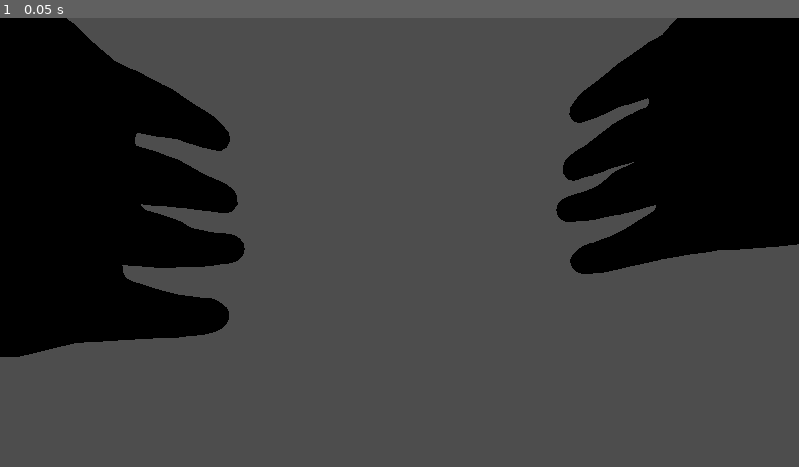
Above: before the commit, frame 1.
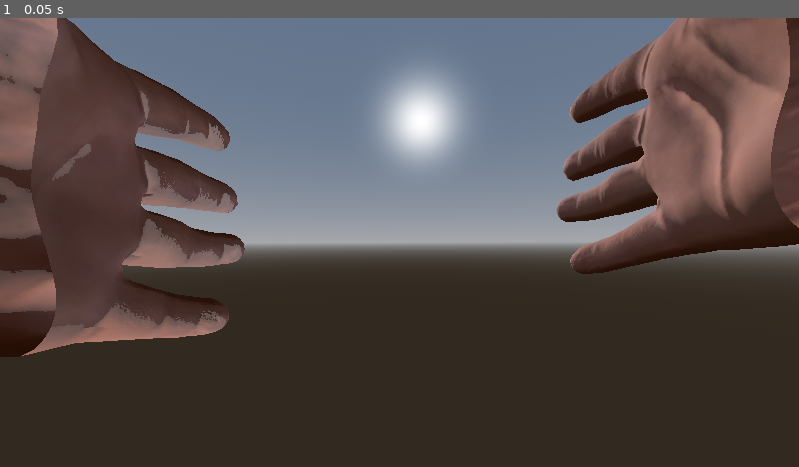
Above: after the commit, the same moment.

Repository: piotrprzybylski505/rwr
Game: Godot game, scene res://node_3d.tscn
Two runs of this game, one before a commit and one after it. Both use one fixed random seed, a clock stepped at 60 frames per second and the inputs below.
Inputs:
- Up to frame 1 (0.05 s): no input

The runs differ from the first frame. In frame 1, 98% of the frame differs, in the area x 0-100%, y 0-100%.

Commit message:
dodanie sceny i obiektow

Diff:
--- a/project_files/node_3d.tscn
+++ b/project_files/node_3d.tscn
@@ -5,6 +5,39 @@
 
 [sub_resource type="BoxMesh" id="BoxMesh_noarx"]
 size = Vector3(0.1, 0.1, 0.1)
+
+[sub_resource type="PlaneMesh" id="PlaneMesh_noarx"]
+size = Vector2(20, 20)
+
+[sub_resource type="BoxShape3D" id="BoxShape3D_a0tk4"]
+size = Vector3(0.2, 0.2, 0.2)
+
+[sub_resource type="BoxMesh" id="BoxMesh_r3fl7"]
+size = Vector3(0.2, 0.2, 0.2)
+
+[sub_resource type="SphereMesh" id="SphereMesh_noarx"]
+radius = 2.0
+height = 4.0
+
+[sub_resource type="SphereShape3D" id="SphereShape3D_a0tk4"]
+radius = 2.0
+
+[sub_resource type="CylinderMesh" id="CylinderMesh_noarx"]
+top_radius = 0.1
+bottom_radius = 0.1
+
+[sub_resource type="CylinderShape3D" id="CylinderShape3D_a0tk4"]
+radius = 0.1
+
+[sub_resource type="ProceduralSkyMaterial" id="ProceduralSkyMaterial_noarx"]
+
+[sub_resource type="Sky" id="Sky_a0tk4"]
+sky_material = SubResource("ProceduralSkyMaterial_noarx")
+
+[sub_resource type="Environment" id="Environment_noarx"]
+background_mode = 2
+sky = SubResource("Sky_a0tk4")
+ambient_light_color = Color(1, 0.34827203, 0.61415195, 0.8627451)
 
 [node name="Node3D" type="Node3D" unique_id=34387740]
 transform = Transform3D(0.9999931, 0.0037175426, 0, -0.0037175426, 0.9999931, 0, 0, 0, 1, 0, 0, 0)
@@ -47,3 +80,47 @@
 offset_right = 8.0
 offset_bottom = 8.0
 text = "Enter VR"
+
+[node name="Level" type="Node3D" parent="." unique_id=1776423624]
+
+[node name="Ground" type="MeshInstance3D" parent="Level" unique_id=1636417183]
+mesh = SubResource("PlaneMesh_noarx")
+
+[node name="StaticBody3D" type="StaticBody3D" parent="Level/Ground" unique_id=1059045982]
+
+[node name="CollisionShape3D" type="CollisionShape3D" parent="Level/Ground/StaticBody3D" unique_id=2084538163]
+shape = SubResource("BoxShape3D_a0tk4")
+
+[node name="Box" type="MeshInstance3D" parent="Level" unique_id=853391174]
+transform = Transform3D(0.9233454, -0.00028496888, -0.38397038, -0.00028496888, 0.9999989, -0.0014274361, 0.38397038, 0.0014274361, 0.9233443, 0.79664415, 0.06880842, 0)
+mesh = SubResource("BoxMesh_r3fl7")
+
+[node name="StaticBody3D" type="StaticBody3D" parent="Level/Box" unique_id=311731698]
+
+[node name="CollisionShape3D" type="CollisionShape3D" parent="Level/Box/StaticBody3D" unique_id=1172786185]
+shape = SubResource("BoxShape3D_a0tk4")
+
+[node name="TheOrb" type="MeshInstance3D" parent="Level" unique_id=1210746274]
+transform = Transform3D(0.9233454, -0.00028496888, -0.38397038, -0.00028496888, 0.9999989, -0.0014274361, 0.38397038, 0.0014274361, 0.9233443, -4.2569094, 0.47112995, -0.097133875)
+mesh = SubResource("SphereMesh_noarx")
+
+[node name="StaticBody3D" type="StaticBody3D" parent="Level/TheOrb" unique_id=72107335]
+
+[node name="CollisionShape3D" type="CollisionShape3D" parent="Level/TheOrb/StaticBody3D" unique_id=970579094]
+shape = SubResource("SphereShape3D_a0tk4")
+
+[node name="Column" type="MeshInstance3D" parent="Level" unique_id=1893854236]
+transform = Transform3D(0.9233454, -0.00028496888, -0.38397038, -0.00028496888, 0.9999989, -0.0014274361, 0.38397038, 0.0014274361, 0.9233443, -0.18626823, 0.8897662, 1.8355012)
+mesh = SubResource("CylinderMesh_noarx")
+
+[node name="StaticBody3D" type="StaticBody3D" parent="Level/Column" unique_id=983005084]
+
+[node name="CollisionShape3D" type="CollisionShape3D" parent="Level/Column/StaticBody3D" unique_id=826950349]
+shape = SubResource("CylinderShape3D_a0tk4")
+
+[node name="DirectionalLight3D" type="DirectionalLight3D" parent="Level" unique_id=666713342]
+transform = Transform3D(-0.99766535, -0.007143016, 0.06791778, 0.019412963, 0.9238248, 0.38232318, -0.06547506, 0.38274902, -0.9215293, -0.36494738, 3.250651, -7.48005)
+directional_shadow_mode = 0
+
+[node name="WorldEnvironment" type="WorldEnvironment" parent="Level" unique_id=1733999333]
+environment = SubResource("Environment_noarx")
Not shown, changed: docs/index.html
Not shown, changed: docs/index.pck
